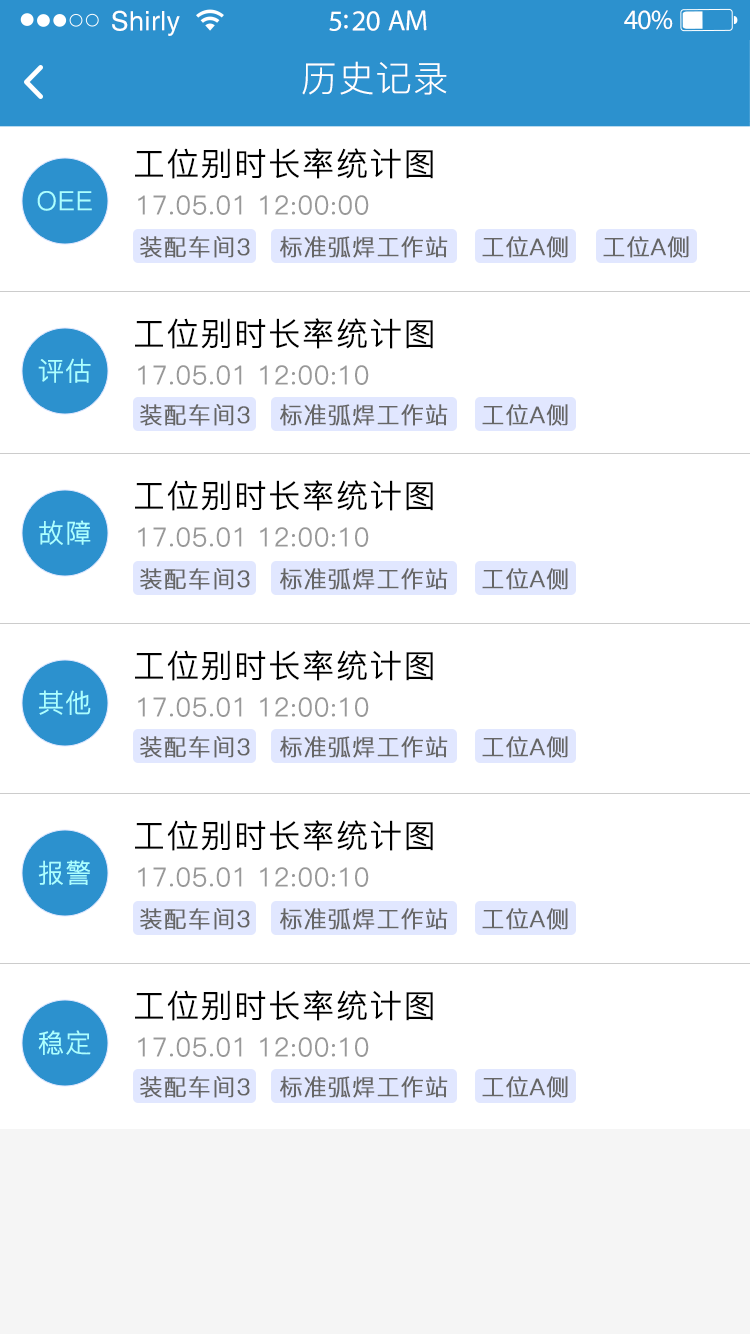
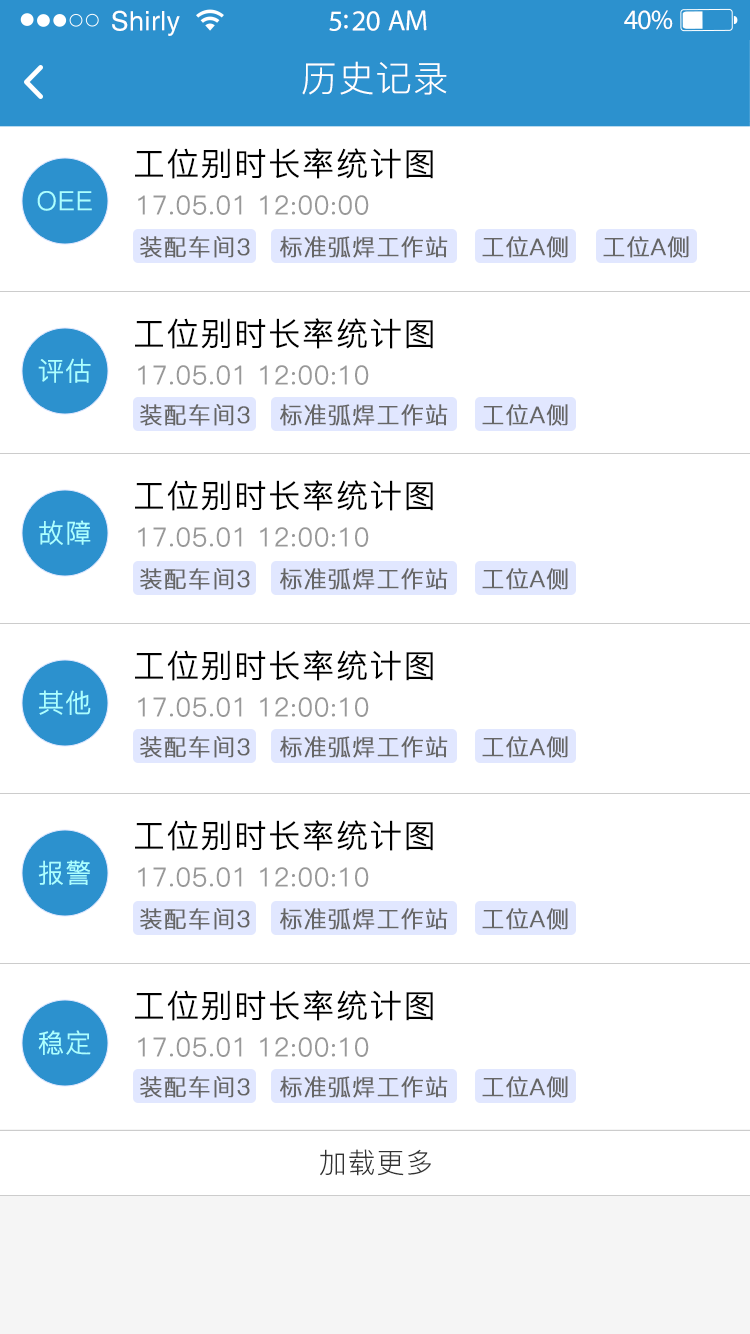
Layer changes from the first (750, 1334) image to the second:
added layer "加载更多" above "矩形 22" over [320,1149,431,1176]
added layer "矩形 22" above "图层 0" over [0,1130,750,1196]
